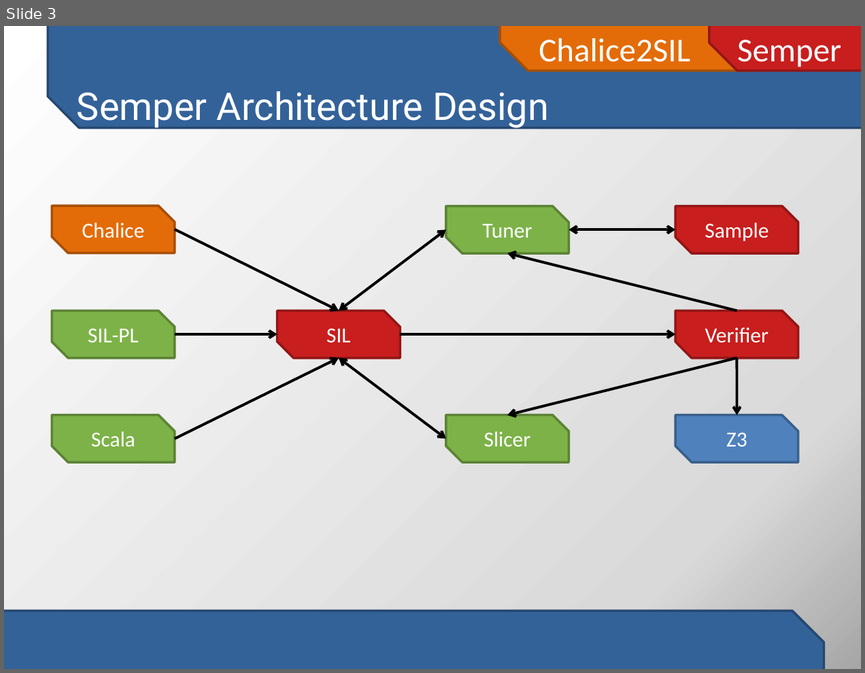
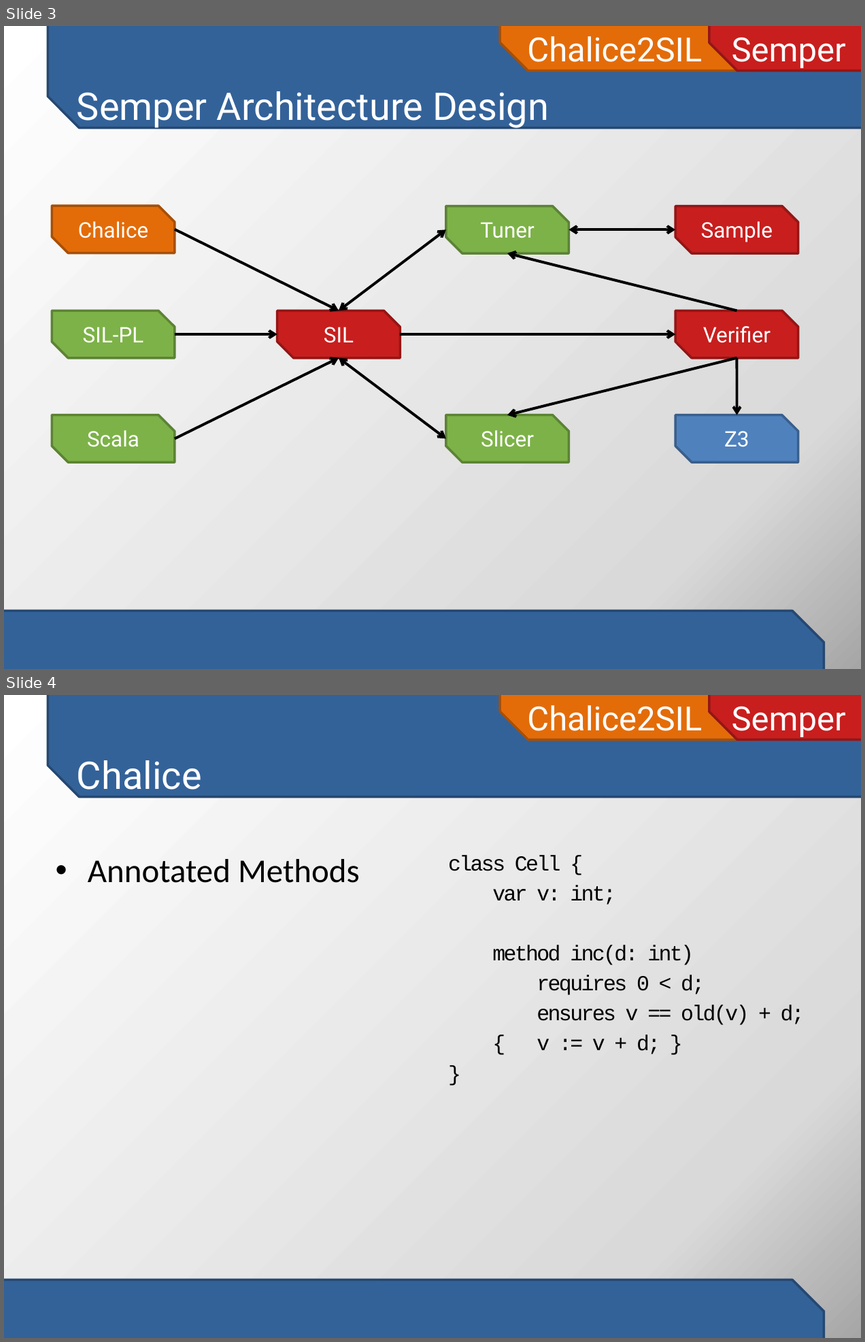
Before and after one commit to viperproject/chalice2silver, a slide deck: chalice2sil/doc/initial-project-presentation.pptx. Shown one above the other, each under a label of ours: slide 3 before the commit, slides 3 and 4 after it. The pictures are 865x673 and 865x1342 pixels, drawn with LibreOffice and Linux fonts; fonts in the diff are those of the drawing. Boxes give left, top, right and bottom in pixels: in the first picture for what was removed or moved away, otherwise in the second. Text is boxed around its words. In the diff, an @@ line names an element or a change of style, - is before the commit and + after.

```diff
--- a/chalice2sil/doc/initial-project-presentation.pptx
+++ b/chalice2sil/doc/initial-project-presentation.pptx
@@ slide 4 added at [4,695,861,1338], background gradient #FFFFFF to #D9D9D9 to #A6A6A6; not listed: 4 template elements that a slide beside it also shows @@
@@ title added at [77,760,202,798], 32 pt, text #FFFFFF @@
+Chalice
@@ text added at [448,855,804,1054], 18 pt, text #000000 @@
+class Cell {
+var v: int;
+method inc(d: int)
+requires 0 < d;
+ensures v == old(v) + d;
+{ v := v + d; }
+}
@@ text added at [88,859,360,883], 28 pt, text #000000 @@
+• Annotated Methods
@@ slide 3 changed as well @@
@@ font Calibri to Roboto in 11 elements at [52,415,175,462], [52,310,175,358], [52,206,175,253], [277,310,400,358], [675,310,798,358], [675,206,798,253], [446,415,568,462], [446,206,568,253], [675,415,798,462], [500,26,756,72], [709,26,861,72] @@
```
Also in this commit, not shown: 3 other slides changed, 3 other slides added, 1 slide removed, 2 other files.
